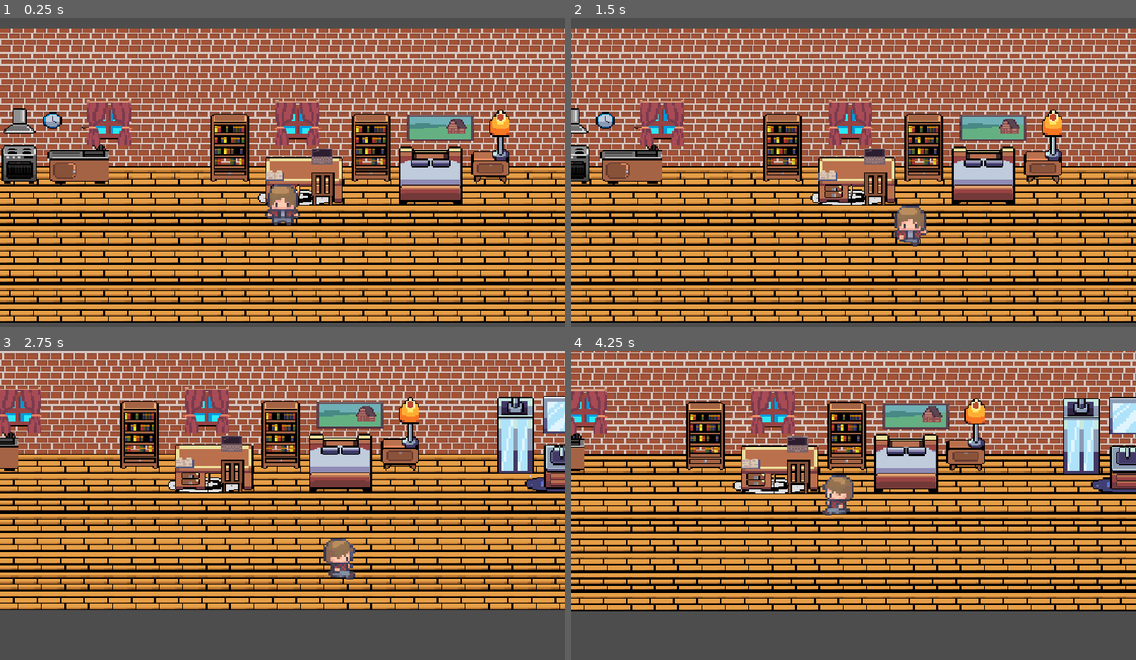
Above: before the commit, frames 1-4 (two rows, left to right).
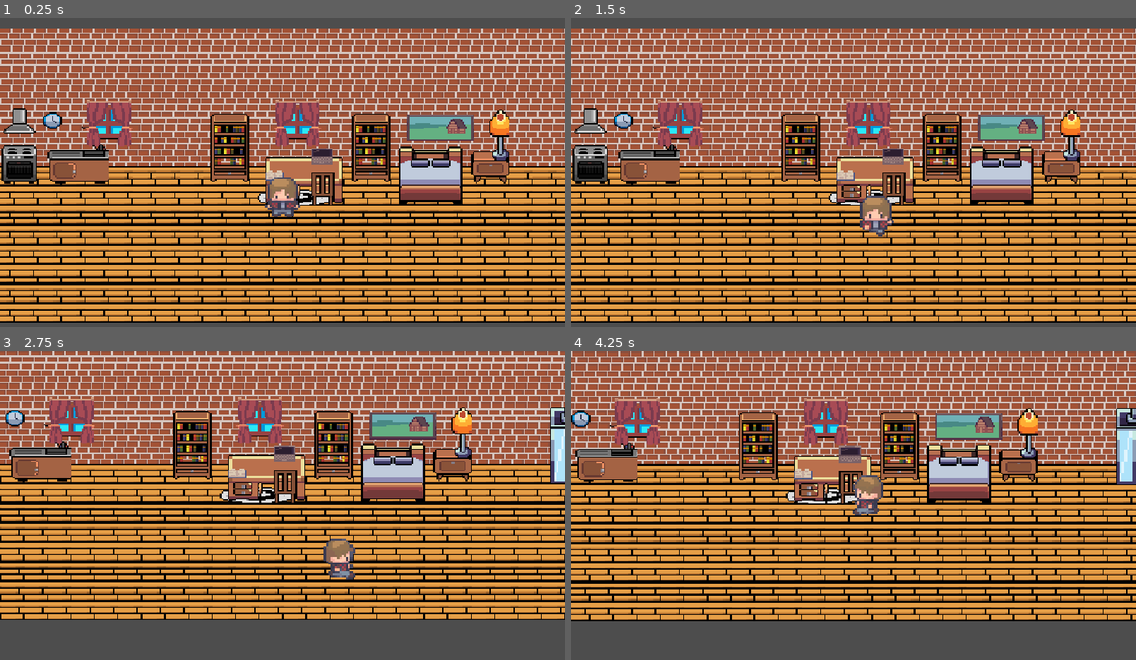
Above: after the commit, the same moments.

Repository: BurningUNI/BurnOut
Game: Godot game, scene res://scenes/room.tscn
Two runs of this game, one before a commit and one after it. Both use one fixed random seed, a clock stepped at 60 frames per second and the inputs below. This scene is started directly instead of the project's main scene.
Inputs (mouse positions are in pixels of both pictures, inside the frame that each line leads up to):
- Up to frame 1 (0.25 s): no input
- Up to frame 2 (1.5 s): move the mouse to (977, 160) at 0.52 s; hold Right (ui_right) 0.53-1.28 s; hold Space (interact) 0.53-1.28 s; click (977, 160) at 0.67 s; move the mouse to (740, 194) at 1.27 s; hold Down (ui_down) from 1.28 s (still down); tap Space (interact) at 1.35 s
- Up to frame 3 (2.75 s): move the mouse to (339, 440) at 2.02 s; release Down (ui_down) at 2.03 s; hold Right (ui_right) from 2.03 s (still down); hold Space (interact) from 2.03 s (still down)
- Up to frame 4 (4.25 s): move the mouse to (825, 573) at 2.77 s; release Right (ui_right) at 2.78 s; release Space (interact) at 2.78 s; hold Up (ui_up) 2.78-3.53 s; tap Space (interact) at 2.85 s; click (825, 573) at 2.92 s; move the mouse to (1023, 558) at 3.52 s; hold Left (ui_left) from 3.53 s (still down); hold Space (interact) from 3.53 s (still down)

The runs differ from the first frame. In frame 1, 0.6% of the frame differs, in the area x 46-54%, y 51-68%; in frame 2, 25%; in frame 3, 66%; in frame 4, 67%, in the area x 0-100%, y 0-88%.

Commit message:
sistemata fisica room

Diff:
--- a/scenes/player.tscn
+++ b/scenes/player.tscn
@@ -384,7 +384,7 @@
 }]
 
 [sub_resource type="CircleShape2D" id="CircleShape2D_fjrip"]
-radius = 7.07107
+radius = 4.12311
 
 [node name="Player" type="Node2D"]
 
@@ -400,5 +400,5 @@
 animation = &"idle_right"
 
 [node name="CollisionShape2D" type="CollisionShape2D" parent="Player"]
-position = Vector2(0, 10)
+position = Vector2(0, 11)
 shape = SubResource("CircleShape2D_fjrip")
--- a/scenes/room.tscn
+++ b/scenes/room.tscn
@@ -23,8 +23,9 @@
 2:2/0 = 0
 2:2/0/physics_layer_0/polygon_0/points = PackedVector2Array(-8, -8, 5.03605, -8, 5.03605, 8, -8, 8)
 3:2/0 = 0
+3:2/0/physics_layer_0/polygon_0/points = PackedVector2Array(-5.75548, -5.75548, 6.29506, -5.57562, 8, 1.43887, 5.39576, 8, -5.2159, 8, -6.47491, 1.79859)
 4:2/0 = 0
-4:2/0/physics_layer_0/polygon_0/points = PackedVector2Array(-2.69788, 1.97845, 8, 1.79859, 8, 8, -2.69788, 8)
+4:2/0/physics_layer_0/polygon_0/points = PackedVector2Array(-2.1583, 1.43887, 8, 1.43887, 8, 8, -2.69788, 8)
 5:2/0 = 0
 5:2/0/physics_layer_0/polygon_0/points = PackedVector2Array(-8, 1.07915, 5.39576, 1.61873, 5.57562, 8, -8, 8)
 6:2/0 = 0
@@ -32,8 +33,9 @@
 1:3/0 = 0
 1:3/0/physics_layer_0/polygon_0/points = PackedVector2Array(-2.1583, -8, 8, -8, 8, 8, -2.69788, 8)
 2:3/0 = 0
-2:3/0/physics_layer_0/polygon_0/points = PackedVector2Array(-8, -8, 5.03605, -8, 5.03605, 8, -8, 8)
+2:3/0/physics_layer_0/polygon_0/points = PackedVector2Array(-8, -8, 5.93534, -8, 5.39576, 8, -8, 8)
 3:3/0 = 0
+3:3/0/physics_layer_0/polygon_0/points = PackedVector2Array(-5.57562, -8, 8, -8, 8, 1.43887, 5.39576, 8, -0.899294, 8, -5.39576, 5.03604, -6.47491, 1.79859, -8, -5.75548)
 4:3/0 = 0
 4:3/0/physics_layer_0/polygon_0/points = PackedVector2Array(-1.97845, -8, 8, -8, 8, 8, -2.69788, 8)
 5:3/0 = 0
@@ -52,7 +54,6 @@
 7:4/0 = 0
 1:5/0 = 0
 2:5/0 = 0
-2:5/0/physics_layer_0/polygon_0/points = PackedVector2Array(-8, -8, 5.03605, -8, 5.03605, 8, -8, 8)
 
 [sub_resource type="TileSetAtlasSource" id="TileSetAtlasSource_qtoah"]
 texture = ExtResource("6_qtoah")
@@ -73,7 +74,9 @@
 13:1/0 = 0
 15:1/0 = 0
 16:1/0 = 0
+16:1/0/physics_layer_0/polygon_0/points = PackedVector2Array(-0.179859, -3.0576, 8, -3.41732, 8, 8, -1.79859, 8)
 17:1/0 = 0
+17:1/0/physics_layer_0/polygon_0/points = PackedVector2Array(-8, -3.95689, 8, -3.41732, 8, 8, -8, 8)
 18:1/0 = 0
 19:1/0 = 0
 8:2/0 = 0
@@ -85,7 +88,9 @@
 14:2/0 = 0
 15:2/0 = 0
 16:2/0 = 0
+16:2/0/physics_layer_0/polygon_0/points = PackedVector2Array(-1.43887, -8, 8, -8, 8, 0.719435, 5.75548, 1.97845, 0.719435, 5.93534, -1.07915, -0.179859)
 17:2/0 = 0
+17:2/0/physics_layer_0/polygon_0/points = PackedVector2Array(-10.4318, -8.45336, 8, -8, 8, 0.179857, 5.93534, 0.719435, 5.57562, 4.85619, 1.61873, 1.25901, -8, 1.07915)
 18:2/0 = 0
 19:2/0 = 0
 0:3/0 = 0
@@ -93,13 +98,9 @@
 2:3/0 = 0
 3:3/0 = 0
 4:3/0 = 0
-4:3/0/physics_layer_0/polygon_0/points = PackedVector2Array(-8, -8, -8, 8, 8, 8, 8, -8)
 5:3/0 = 0
-5:3/0/physics_layer_0/polygon_0/points = PackedVector2Array(-8, -8, -8, 8, 8, 8, 8, -8)
 6:3/0 = 0
-6:3/0/physics_layer_0/polygon_0/points = PackedVector2Array(-8, -8, -8, 8, 8, 8, 8, -8)
 7:3/0 = 0
-7:3/0/physics_layer_0/polygon_0/points = PackedVector2Array(-8, -8, -8, 8, 8, 8, 8, -8)
 8:3/0 = 0
 9:3/0 = 0
 10:3/0 = 0
@@ -111,14 +112,18 @@
 18:3/0 = 0
 19:3/0 = 0
 1:4/0 = 0
+1:4/0/physics_layer_0/polygon_0/points = PackedVector2Array(-0.737076, -2.9483, -2.9483, -1.22846, -2.70261, 8, 8, 8, 8, -2.9483)
 2:4/0 = 0
+2:4/0/physics_layer_0/polygon_0/points = PackedVector2Array(-8, -2.45692, -8, 8, 6.87937, 8, 6.75653, -2.33407)
 12:4/0 = 0
 13:4/0 = 0
 17:4/0 = 0
 18:4/0 = 0
 19:4/0 = 0
 1:5/0 = 0
+1:5/0/physics_layer_0/polygon_0/points = PackedVector2Array(-2.82546, -8, -2.57976, 8, 8, 8, 8, -8)
 2:5/0 = 0
+2:5/0/physics_layer_0/polygon_0/points = PackedVector2Array(-8, -8, -8, 8, 6.87937, 8, 6.75653, -8)
 3:5/0 = 0
 3:5/0/physics_layer_0/polygon_0/points = PackedVector2Array(2.51802, 1.79859, 2.51802, 8, 8, 8, 8, 1.79859)
 4:5/0 = 0
@@ -144,9 +149,9 @@
 18:5/0 = 0
 19:5/0 = 0
 1:6/0 = 0
-1:6/0/physics_layer_0/polygon_0/points = PackedVector2Array(-8, 1.07915, 5.39576, 1.61873, 5.57562, 8, -8, 8)
+1:6/0/physics_layer_0/polygon_0/points = PackedVector2Array(-2.82546, -8, -2.57976, 8, 8, 8, 8, -8)
 2:6/0 = 0
-2:6/0/physics_layer_0/polygon_0/points = PackedVector2Array(-8, 1.07915, 5.39576, 1.61873, 5.57562, 8, -8, 8)
+2:6/0/physics_layer_0/polygon_0/points = PackedVector2Array(-8, -8, -8, 8, 6.87937, 8, 6.75653, -8)
 3:6/0 = 0
 3:6/0/physics_layer_0/polygon_0/points = PackedVector2Array(2.33816, -8, 2.51802, 8, 8, 8, 8, -8)
 4:6/0 = 0
@@ -170,9 +175,9 @@
 16:6/0 = 0
 17:6/0 = 0
 1:7/0 = 0
-1:7/0/physics_layer_0/polygon_0/points = PackedVector2Array(-8, 1.07915, 5.39576, 1.61873, 5.57562, 8, -8, 8)
+1:7/0/physics_layer_0/polygon_0/points = PackedVector2Array(-2.33816, -8, -2.76888, 4.6148, 0.671243, 3.94355, 0.899294, 2.33816, 8, 2.26545, 8, -8)
 2:7/0 = 0
-2:7/0/physics_layer_0/polygon_0/points = PackedVector2Array(-8, 1.07915, 5.39576, 1.61873, 5.57562, 8, -8, 8)
+2:7/0/physics_layer_0/polygon_0/points = PackedVector2Array(-8, -8, -8, 3.07115, 3.43969, 2.33407, 4.91384, 4.91384, 6.63368, 3.31684, 7.00222, -8)
 3:7/0 = 0
 3:7/0/physics_layer_0/polygon_0/points = PackedVector2Array(2.33816, -8, 2.69788, 5.39576, 8, 5.2159, 8, -8)
 4:7/0 = 0
@@ -238,9 +243,9 @@
 1:1/0 = 0
 1:1/0/physics_layer_0/polygon_0/points = PackedVector2Array(-5.93534, -8, -5.93534, -0.719437, -4.85619, -0.539577, -4.67633, 8, -2.51802, 8, -2.15831, 0.359716, 5.93534, 0.719435, 6.29506, 8, 8, 8, 8, -8)
 2:1/0 = 0
-2:1/0/physics_layer_0/polygon_0/points = PackedVector2Array(1.43887, -8, 1.33882, 0.900189, 2.87774, 0.719435, 2.51802, 8, 5.2159, 8, 4.49647, 1.43887, 8, 0.539576, 8, -8)
+2:1/0/physics_layer_0/polygon_0/points = PackedVector2Array(0.899294, -8, 1.79859, 1.07915, 1.79859, 8, 8, 8, 8, -8)
 3:1/0 = 0
-3:1/0/physics_layer_0/polygon_0/points = PackedVector2Array(-8, -8, -8, 0.899292, -2.1583, 0.719435, -2.51802, 8, -0.359718, 8, 0.179859, 0.359716, 1.07915, -8)
+3:1/0/physics_layer_0/polygon_0/points = PackedVector2Array(-8, -8, -8, 1.43887, -2.87774, 1.43887, -2.69788, 8, -0.179859, 8, 0.368537, -8)
 4:1/0 = 0
 5:1/0 = 0
 5:1/0/physics_layer_0/polygon_0/points = PackedVector2Array(-0.179859, -1.07915, 8, -1.43887, 8, 8, -0.359718, 8)
@@ -259,7 +264,9 @@
 16:1/0 = 0
 16:1/0/physics_layer_0/polygon_0/points = PackedVector2Array(-8, -5.57562, 3.77703, -5.2159, 3.77703, 6.29506, -8, 6.47491)
 17:1/0 = 0
+17:1/0/physics_layer_0/polygon_0/points = PackedVector2Array(0.539576, -1.61873, 8, -1.97845, 8, 8, -0.539576, 8)
 18:1/0 = 0
+18:1/0/physics_layer_0/polygon_0/points = PackedVector2Array(5.75548, -0.899294, 6.47491, 8, -8, 8, -8, -2.69788)
 19:1/0 = 0
 20:1/0 = 0
 21:1/0 = 0
@@ -269,7 +276,7 @@
 1:2/0 = 0
 1:2/0/physics_layer_0/polygon_0/points = PackedVector2Array(3.77703, -4.31661, 3.23746, 8, 8, 8, 8, -5.75548)
 2:2/0 = 0
-2:2/0/physics_layer_0/polygon_0/points = PackedVector2Array(-8, -5.93534, -8, 8, 8, 8, 8, -5.75548)
+2:2/0/physics_layer_0/polygon_0/points = PackedVector2Array(8, -5.65091, -8, -5.8966, -8, 8, 8, 8)
 3:2/0 = 0
 3:2/0/physics_layer_0/polygon_0/points = PackedVector2Array(-8, -5.39576, -8, 8, 8, 8, 8, -5.39576)
 4:2/0 = 0
@@ -291,7 +298,9 @@
 15:2/0 = 0
 16:2/0 = 0
 17:2/0 = 0
+17:2/0/physics_layer_0/polygon_0/points = PackedVector2Array(-0.719435, -8, 8, -8, 8, 8, -0.539576, 8)
 18:2/0 = 0
+18:2/0/physics_layer_0/polygon_0/points = PackedVector2Array(-8, -8, 8, -8, 6.47491, 8, -8, 8)
 19:2/0 = 0
 20:2/0 = 0
 21:2/0 = 0
@@ -315,15 +324,23 @@
 8:3/0 = 0
 8:3/0/physics_layer_0/polygon_0/points = PackedVector2Array(-8, -8, 5.57562, -8, 6.29506, -6.47491, 6.29506, 8, -1.61873, 8, -8, 8)
 9:3/0 = 0
+9:3/0/physics_layer_0/polygon_0/points = PackedVector2Array(-1.61873, -5.2159, -2.87774, -3.23746, -3.95689, 1.79859, -1.97845, 8, 1.79859, 8, 8, 8, 8, -5.39576)
 10:3/0 = 0
+10:3/0/physics_layer_0/polygon_0/points = PackedVector2Array(-8, -4.67633, -8, 8, 8, 8, 8, -4.67633)
 11:3/0 = 0
+11:3/0/physics_layer_0/polygon_0/points = PackedVector2Array(-8, -4.13675, -8, 8, 6.29506, 8, 5.75548, -3.59717)
 12:3/0 = 0
+12:3/0/physics_layer_0/polygon_0/points = PackedVector2Array(-0.539576, -4.31661, -1.43887, 2.69788, -0.539576, 8, 8, 8, 8, -3.95689)
 13:3/0 = 0
+13:3/0/physics_layer_0/polygon_0/points = PackedVector2Array(-8, -5.2159, -8, 8, 8, 8, 8, -3.95689)
 14:3/0 = 0
+14:3/0/physics_layer_0/polygon_0/points = PackedVector2Array(-8, -5.2159, -8, 8, 8, 8, 8, -3.95689, 5.2159, -8, -1.07915, -8, -0.359718, -3.77703)
 15:3/0 = 0
 16:3/0 = 0
 17:3/0 = 0
+17:3/0/physics_layer_0/polygon_0/points = PackedVector2Array(-0.719435, -8, 8, -8, 8, 8, -0.539576, 8)
 18:3/0 = 0
+18:3/0/physics_layer_0/polygon_0/points = PackedVector2Array(-8, -8, 8, -8, 6.47491, 8, -8, 8)
 19:3/0 = 0
 20:3/0 = 0
 21:3/0 = 0
@@ -347,14 +364,22 @@
 8:4/0 = 0
 8:4/0/physics_layer_0/polygon_0/points = PackedVector2Array(-8, -8, 6.1152, -8, 6.1152, 3.23746, 5.57562, 5.39576, 2.51802, 5.75548, 1.43887, 5.03605, -8, 4.49647)
 9:4/0 = 0
+9:4/0/physics_layer_0/polygon_0/points = PackedVector2Array(-2.33816, -8, -2.33816, 3.59718, 1.43887, 5.03605, 8, 4.85619, 8, -8)
 10:4/0 = 0
+10:4/0/physics_layer_0/polygon_0/points = PackedVector2Array(-8, -8, -8, 4.31661, 8, 4.85619, 8, -8)
 11:4/0 = 0
+11:4/0/physics_layer_0/polygon_0/points = PackedVector2Array(-8, -8, -8, 4.31661, 5.75548, 4.49647, 6.47491, -8)
 12:4/0 = 0
+12:4/0/physics_layer_0/polygon_0/points = PackedVector2Array(0, -8, -1.43887, 2.69788, 2.1583, 4.67633, 8, 5.2159, 8, -8)
 13:4/0 = 0
+13:4/0/physics_layer_0/polygon_0/points = PackedVector2Array(-8, -8, 8, -8, 8, 4.49647, -8, 3.95689)
 14:4/0 = 0
+14:4/0/physics_layer_0/polygon_0/points = PackedVector2Array(-8, -8, 8, -8, 8, 4.49647, -8, 3.95689)
 15:4/0 = 0
 17:4/0 = 0
+17:4/0/physics_layer_0/polygon_0/points = PackedVector2Array(-0.719435, -8, 8, -8, 8, 3.59717, 0, 5.2159)
 18:4/0 = 0
+18:4/0/physics_layer_0/polygon_0/points = PackedVector2Array(-8, -8, 8, -8, 5.93534, 5.03605, -8, 3.77703)
 19:4/0 = 0
 20:4/0 = 0
 
@@ -386,7 +411,9 @@
 14:3/0 = 0
 15:3/0 = 0
 16:3/0 = 0
+16:3/0/physics_layer_0/polygon_0/points = PackedVector2Array(8, -2.33816, 8, 8, -3.23746, 8, -3.41732, -2.87774)
 17:3/0 = 0
+17:3/0/physics_layer_0/polygon_0/points = PackedVector2Array(4.67633, -2.87774, 5.39576, 8, -8, 8, -8, -2.33816)
 18:3/0 = 0
 19:3/0 = 0
 1:4/0 = 0
@@ -405,7 +432,9 @@
 14:4/0 = 0
 15:4/0 = 0
 16:4/0 = 0
+16:4/0/physics_layer_0/polygon_0/points = PackedVector2Array(8, -8, 8, 0.539576, 3.0576, 2.51802, -0.539576, 8, -3.59717, 1.07915, -4.67633, -8)
 17:4/0 = 0
+17:4/0/physics_layer_0/polygon_0/points = PackedVector2Array(5.93534, -8, 5.93534, 0.539576, 3.59718, 6.29506, -0.179859, 1.97845, -8, 2.51802, -8, -8)
 18:4/0 = 0
 19:4/0 = 0
 1:5/0 = 0
@@ -3648,10 +3677,7 @@
 sources/8 = SubResource("TileSetAtlasSource_vfrn5")
 
 [sub_resource type="RectangleShape2D" id="RectangleShape2D_qtoah"]
-size = Vector2(650, 34)
-
-[sub_resource type="RectangleShape2D" id="RectangleShape2D_tk5fv"]
-size = Vector2(21, 20)
+size = Vector2(660, 34)
 
 [sub_resource type="RectangleShape2D" id="RectangleShape2D_eom3m"]
 size = Vector2(706, 20)
@@ -3696,18 +3722,10 @@
 drag_vertical_enabled = true
 
 [node name="WallTop" type="StaticBody2D" parent="."]
-visible = false
 
 [node name="CollisionShape2D" type="CollisionShape2D" parent="WallTop"]
-visible = false
-position = Vector2(103, -1)
+position = Vector2(104, -7)
 shape = SubResource("RectangleShape2D_qtoah")
-
-[node name="Bed area" type="Area2D" parent="."]
-
-[node name="CollisionShape2D" type="CollisionShape2D" parent="Bed area"]
-position = Vector2(219, 19)
-shape = SubResource("RectangleShape2D_tk5fv")
 
 [node name="Walls" type="Node2D" parent="."]
 
@@ -3735,6 +3753,4 @@
 position = Vector2(463, 21.5)
 shape = SubResource("RectangleShape2D_3j2fx")
 
-[connection signal="body_entered" from="Bed area" to="." method="_on_bed_area_body_entered"]
-
 [editable path="Player"]
Not shown: 1 places in scenes/room.tscn that only renumber resources
